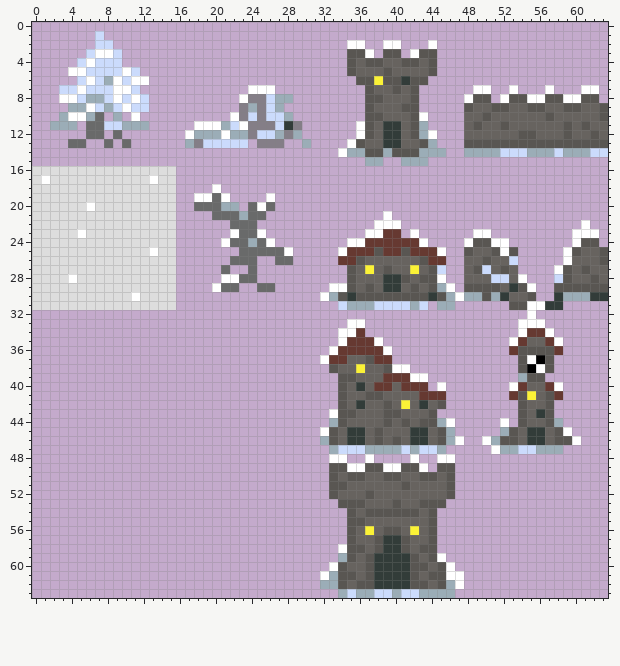
Two states of a pixel-art file, assets/snow_tiles.aseprite. Above is the file before it was changed.
64x64 pixels, 1 frame.
Now the later version:
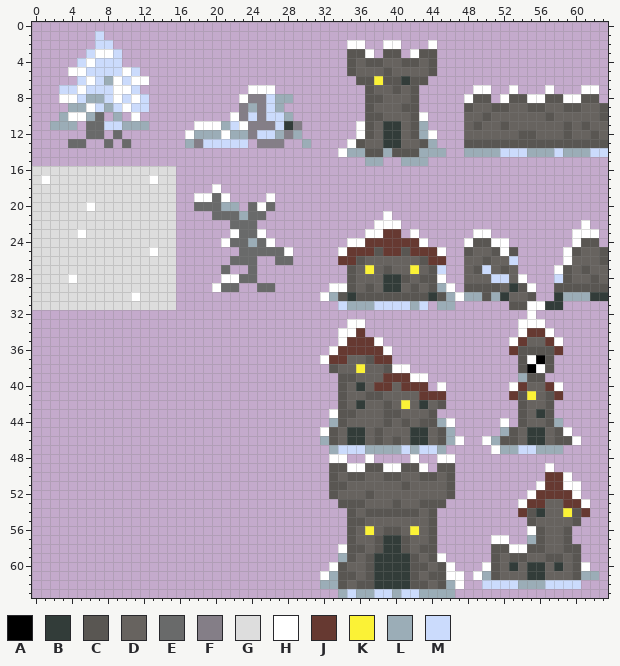
Palette (. is transparent): A #000000  B #323c39  C #595652  D #67635f  E #696a6a  F #847e87  G #dddddd  H #ffffff  J #663931  K #fbf236  L #9badb7  M #cbdbfc
Change:
@@ x 47..63 @@
 48 .................
-49 .................
-50 .................
-51 .................
-52 .................
-53 .................
-54 .................
-55 .................
-56 .................
-57 .................
-58 .................
-59 .................
-60 .................
-61 H................
-62 H................
+49 ..........H......
+50 ..........JJH....
+51 .........HJJHH...
+52 ........HJJJJH...
+53 .......HJJDDJJH..
+54 .......JCBDDKCJ..
+55 ........CDDDDC...
+56 ........HCDDC....
+57 ....HH..LCDDC....
+58 ....CCHHCCDDCC...
+59 ....CDCCDDCCDC...
+60 ...HCDBDBBDBDCH..
+61 H.HLCDDDBBDDDCLL.
+62 H..MMMMLLLMMMM...
 63 .................
